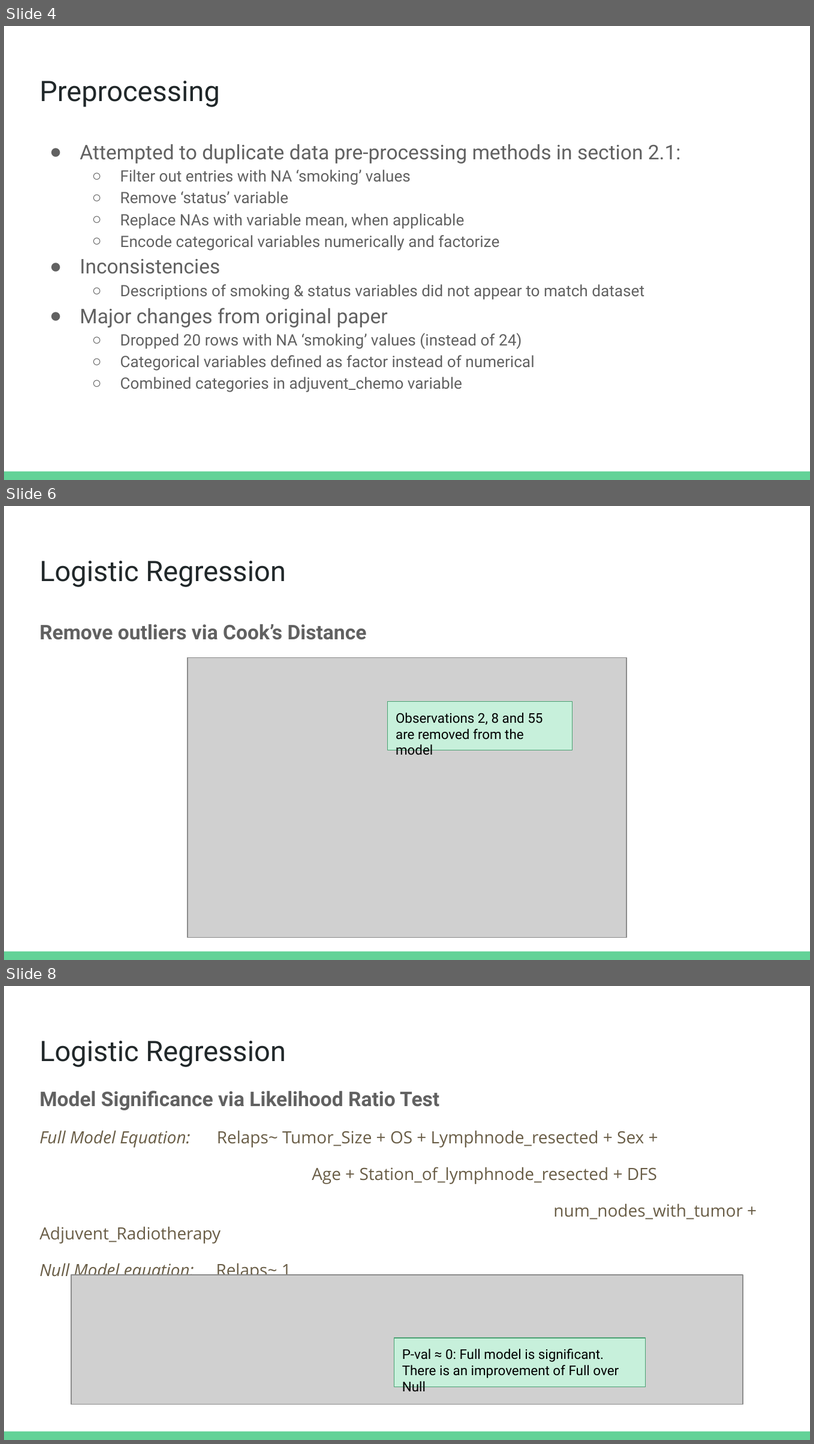
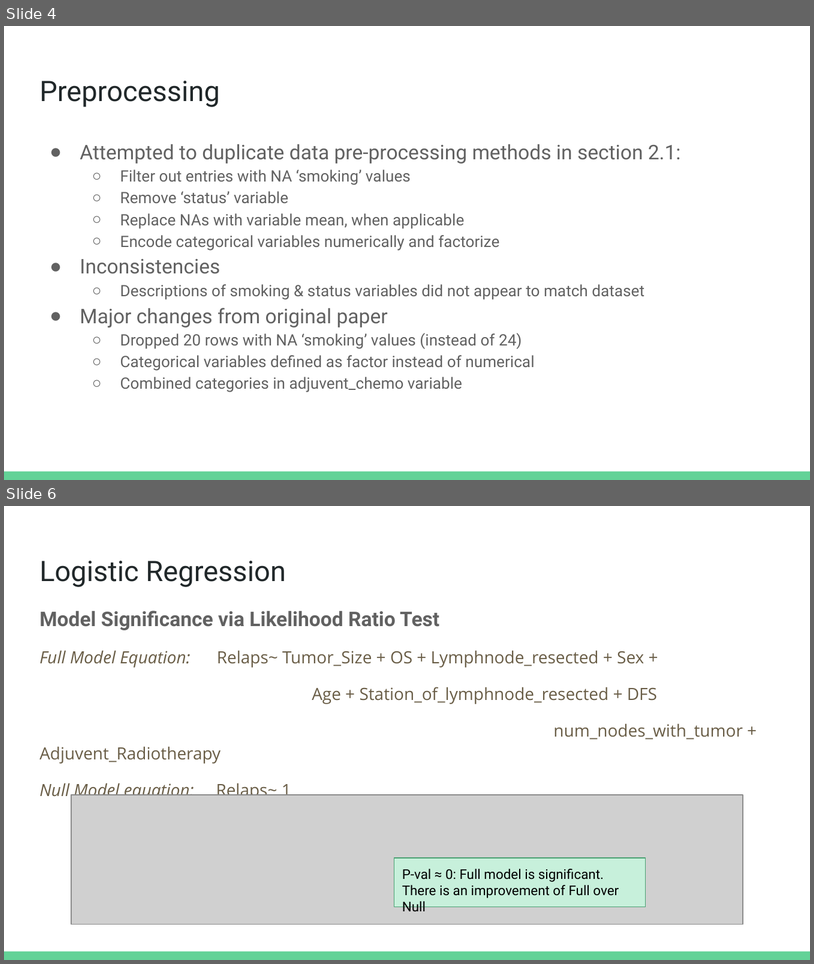
Before and after one commit to thomasfitzgerald87/Stat_Final_Project_Fall_2022, a slide deck: Final Project Presentation.pptx. Shown one above the other, each under a label of ours: slides 4, 6 and 8 before the commit, slides 4 and 6 after it; the slides between them are not shown. The pictures are 814x1444 and 814x964 pixels, drawn with LibreOffice and Linux fonts; fonts in the diff are those of the drawing; grey boxes stand for pictures. Boxes give left, top, right and bottom in pixels: in the first picture for what was removed or moved away, otherwise in the second. Text is boxed around its words. In the diff, an @@ line names an element or a change of style, - is before the commit and + after.

```diff
--- a/Final Project Presentation.pptx
+++ b/Final Project Presentation.pptx
@@ slide 6 removed at (4, 506, 810, 960), background #FFFFFF; not listed: 1 template element that a slide beside it also shows @@
@@ title removed at (39, 561, 286, 587) @@
-Logistic Regression
@@ text removed at (39, 624, 367, 640) @@
-Remove outliers via Cook’s Distance
@@ picture removed at (188, 658, 627, 937) @@
@@ rectangle removed at (388, 701, 573, 750) @@
-Observations 2, 8 and 55 are removed from the model
@@ what was slide 8 is now slide 6 @@
```
Also in this commit, not shown: 2 slides changed, 1 other slide removed.
